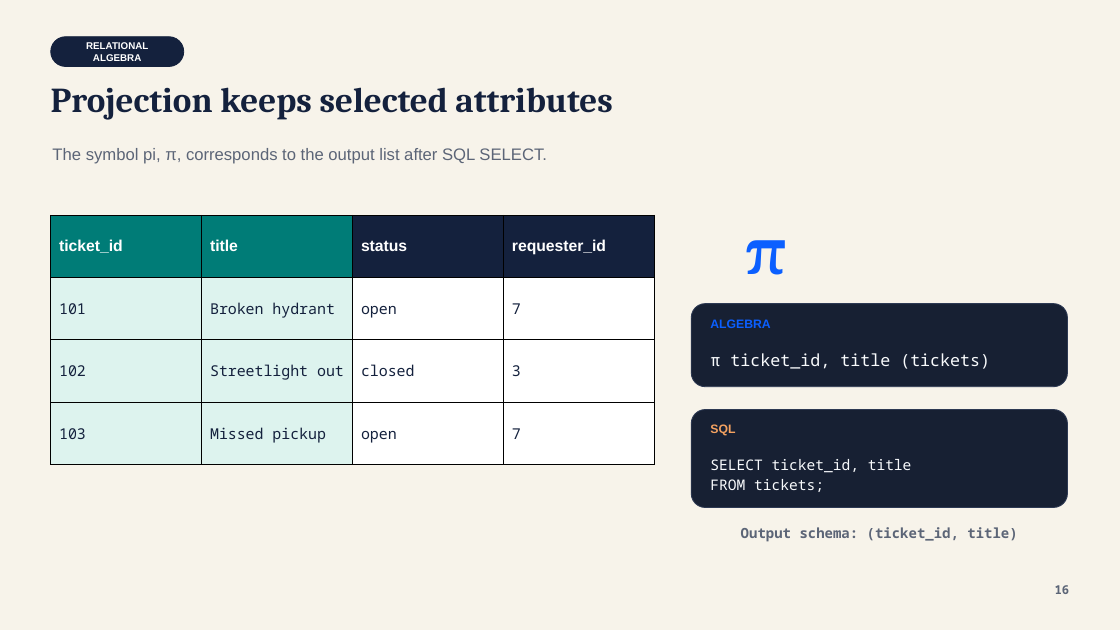
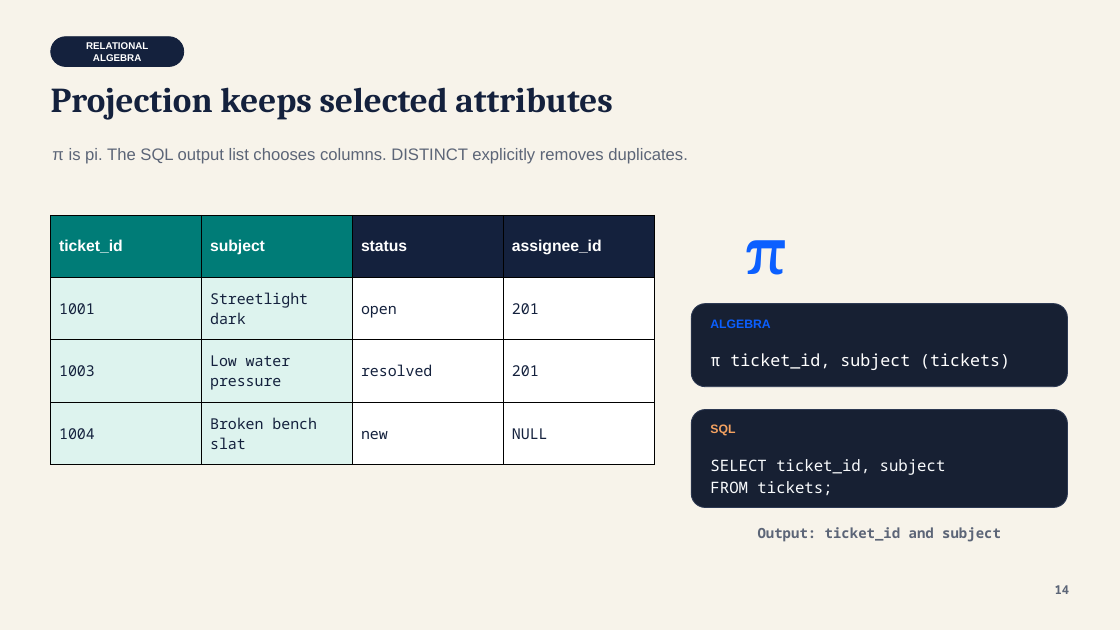
Before and after one commit to lolusername/CST4714_DB_admin, a slide deck: slide 14 of week_01/week_01_responsibility_relational_thinking.pptx. Drawn at 1120x630 pixels with LibreOffice and Linux fonts; fonts in the diff are those of the drawing. Boxes give left, top, right and bottom in pixels: in the first picture for what was removed or moved away, otherwise in the second. Text is boxed around its words. In the diff, an @@ line names an element or a change of style, - is before the commit and + after.

Commit message:
Teach Week 1 through a tested missing-request case

```diff
--- a/week_01/week_01_responsibility_relational_thinking.pptx
+++ b/week_01/week_01_responsibility_relational_thinking.pptx
@@ text at (x1=52, y1=148, x2=688, y2=164): text changed @@
-The symbol pi, π, corresponds to the output list after SQL SELECT.
+π is pi. The SQL output list chooses columns. DISTINCT explicitly removes duplicates.
@@ table at (x1=50, y1=215, x2=655, y2=465) @@
-row 1, column 2: title
+row 1, column 2: subject
-row 1, column 4: requester_id
+row 1, column 4: assignee_id
-row 2: 101 | Broken hydrant | open | 7
+row 2: 1001 | Streetlight dark | open | 201
-row 3: 102 | Streetlight out | closed | 3
+row 3: 1003 | Low water pressure | resolved | 201
-row 4: 103 | Missed pickup | open | 7
+row 4: 1004 | Broken bench slat | new | NULL
@@ text at (x1=710, y1=353, x2=1010, y2=370): text changed; text colour #F8FAFC to #FFFFFF @@
-π ticket_id, title (tickets)
+π ticket_id, subject (tickets)
@@ text at (x1=710, y1=459, x2=946, y2=475): text changed; size 12.5 to 13.5 pt @@
-SELECT ticket_id, title
+SELECT ticket_id, subject
@@ text at (x1=710, y1=481, x2=832, y2=495): size 12.5 to 13.5 pt in "FROM tickets;" @@
@@ text at (x1=758, y1=527, x2=1001, y2=542): text changed @@
-Output schema: (ticket_id, title)
+Output: ticket_id and subject
@@ text at (x1=1055, y1=585, x2=1070, y2=594): text changed @@
-16
+14
```
Also in this commit, not shown: 14 other slides changed, 1 slide added, 1 slide removed, 4 other files.
